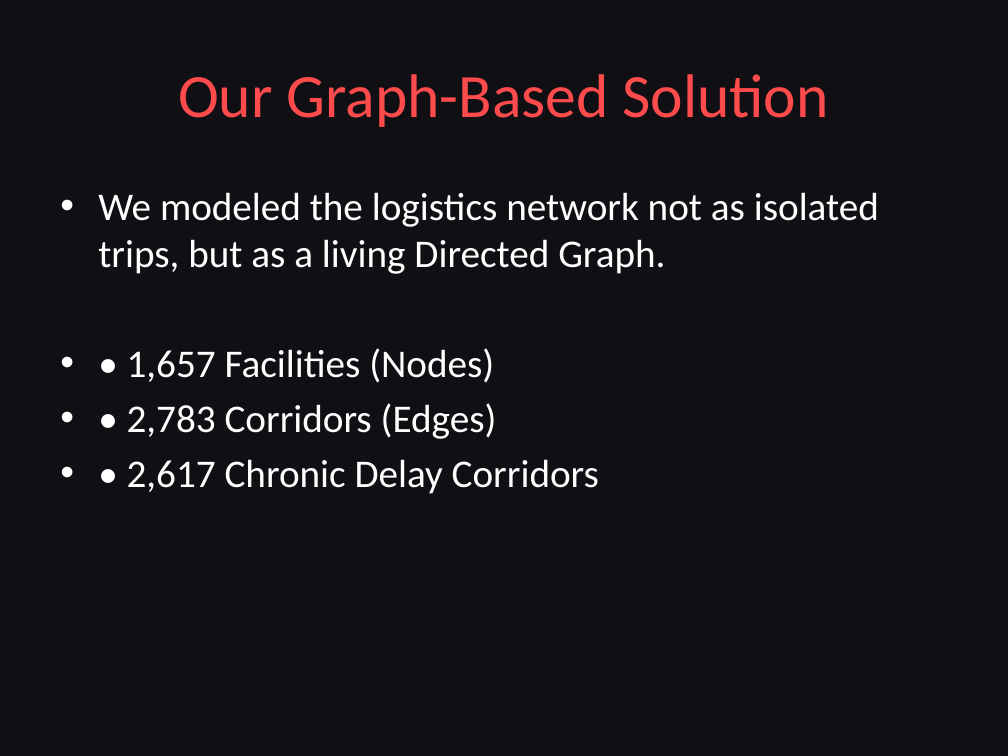
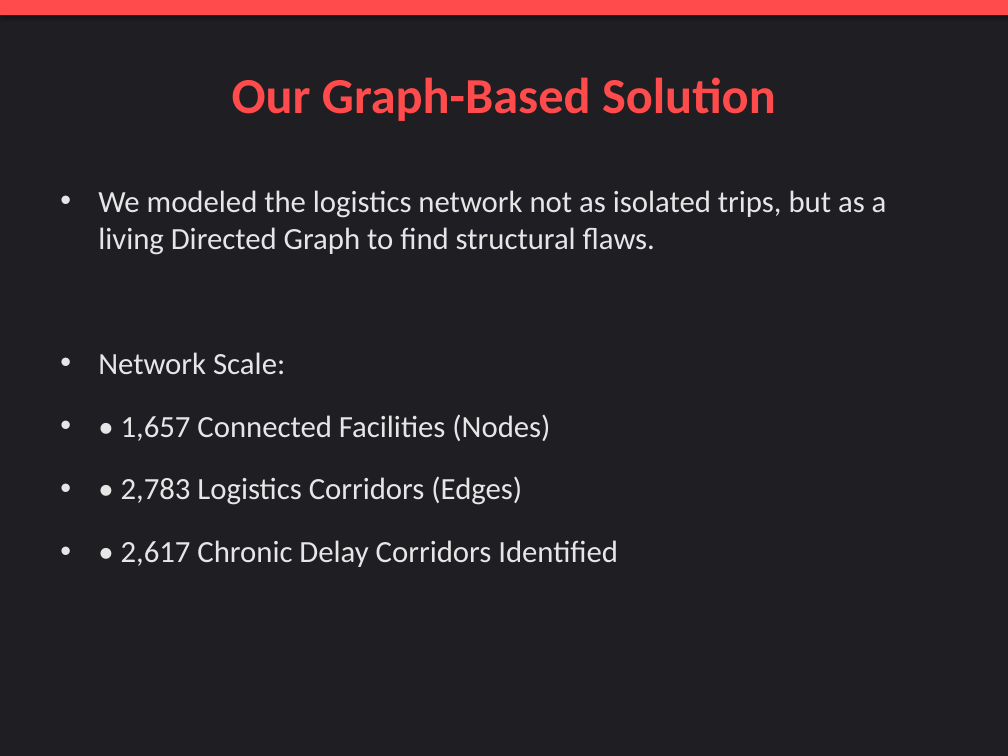
Before and after one commit to Shikhyy/Delhivery-Graph-Intelligence-System, a slide deck: slide 3 of Pitch_Deck.pptx. Drawn at 1008x756 pixels with LibreOffice and Linux fonts; fonts in the diff are those of the drawing. Boxes give left, top, right and bottom in pixels: in the first picture for what was removed or moved away, otherwise in the second. Text is boxed around its words. In the diff, an @@ line names an element or a change of style, - is before the commit and + after.

Commit message:
Update author to Shikhar Verma and improve PPTX styling

```diff
--- a/Pitch_Deck.pptx
+++ b/Pitch_Deck.pptx
@@ background #0F0F14 to #1E1E23 @@
@@ rectangle added at (0,0,1008,15), fill #FF4B4B @@
@@ title "Our Graph-Based Solution" at (232,77,776,121): size 44 to 36 pt, bold on @@
@@ text at (98,190,887,567): text changed; size 28 to 22 pt; text colour #FFFFFF to #E6E6E6 @@
-• We modeled the logistics network not as isolated trips, but as a living Directed Graph.
-• • 1,657 Facilities (Nodes)
-• • 2,783 Corridors (Edges)
-• • 2,617 Chronic Delay Corridors
+• We modeled the logistics network not as isolated trips, but as a living Directed Graph to find structural flaws.
+• Network Scale:
+• • 1,657 Connected Facilities (Nodes)
+• • 2,783 Logistics Corridors (Edges)
+• • 2,617 Chronic Delay Corridors Identified
```
Also in this commit, not shown: 8 other slides changed, 2 other files.
